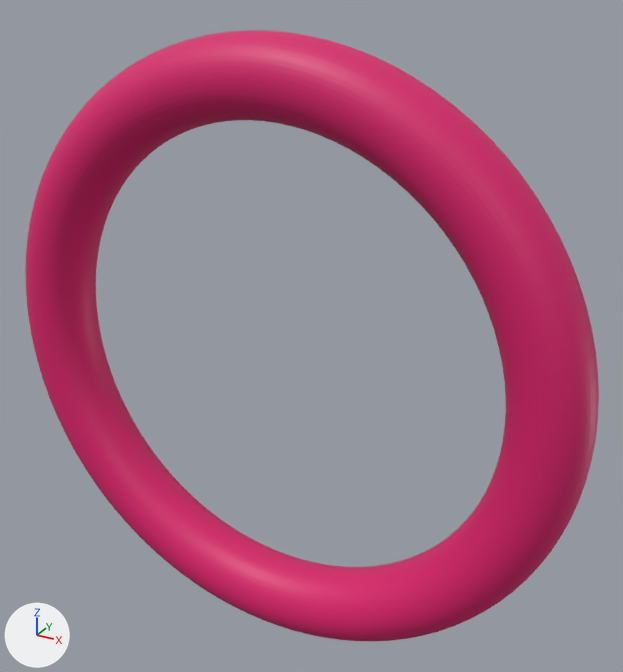
An edit to the glTF model docs/assets/torus_grid_sweep/torus_R8_r2.glb, drawn before and after from the same camera.
Both versions are drawn from a camera (50 mm lens) standing at (20.5, -33.2, 18.7) and looking at (1.5, 1.5, 1.3). The axes (+X, +Y, +Z) are drawn at lower left. The lights are the same throughout. The older version comes first. Where no turn or scale is listed for an object, it has been applied to the vertices.

The scene before the commit, as lines of its bpy script (objects in view):
```python
me_geometry_0 = bpy.data.meshes.new('geometry_0')
me_geometry_0.from_pydata(...)  # 5000 vertices, 10000 faces; spans x -15.8..15.8, y -1.9..1.9, z -15.8..15.8
me_geometry_0.materials.append(mat_defaultmaterial)
ob_geometry_0 = bpy.data.objects.new('geometry_0', me_geometry_0)
ob_geometry_0.location = (0.0, 0.0, 0.0)
```
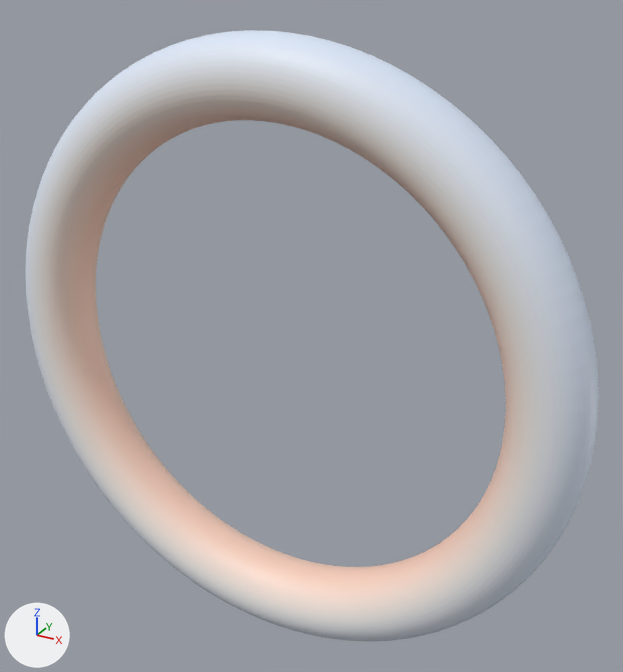
Where the change shows, as pixel boxes (x1, y1, x2, y2) in the pictures (623 x 672 px):
part 1 of me_geometry_0, recoloured (lighter): (26, 55, 567, 639) in both
part 2 of me_geometry_0, recoloured: (25, 30, 599, 641) in both

Edits to the bpy script that builds the scene:
```text
Change me_geometry_0:
    where me_geometry_0.from_pydata(...)  # 5000 vertices, 10000 faces; spans x -15.8..15.8, y -1.9..1.9, z -15.8..15.8
    used by ob_geometry_0; location = (0.0, 0.0, 0.0)
    me_geometry_0 part 1: 6800 faces centred in x -14.8..14.8, y -1.9..1.9, z -14.8..14.8 are repainted in the vertex colours; the middle colour goes from pink #da1c6c to pale pink #f8e8de
    me_geometry_0 part 2: 3200 faces centred in x -15.8..15.8, y -1.5..1.5, z -15.8..15.8 are repainted in the vertex colours; the middle colour goes from pink #da1c6c to pale blue #dfeafb
```
